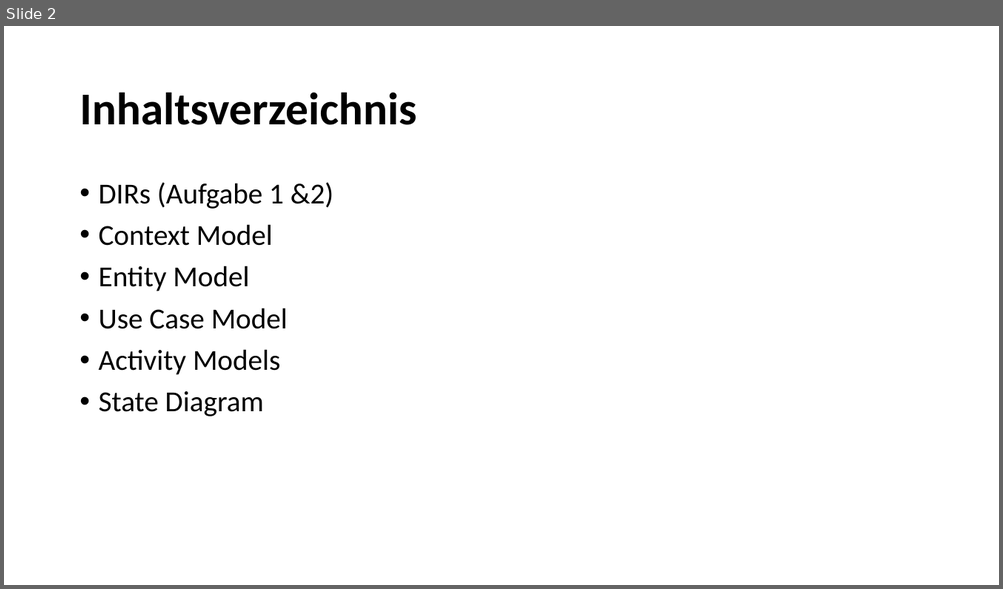
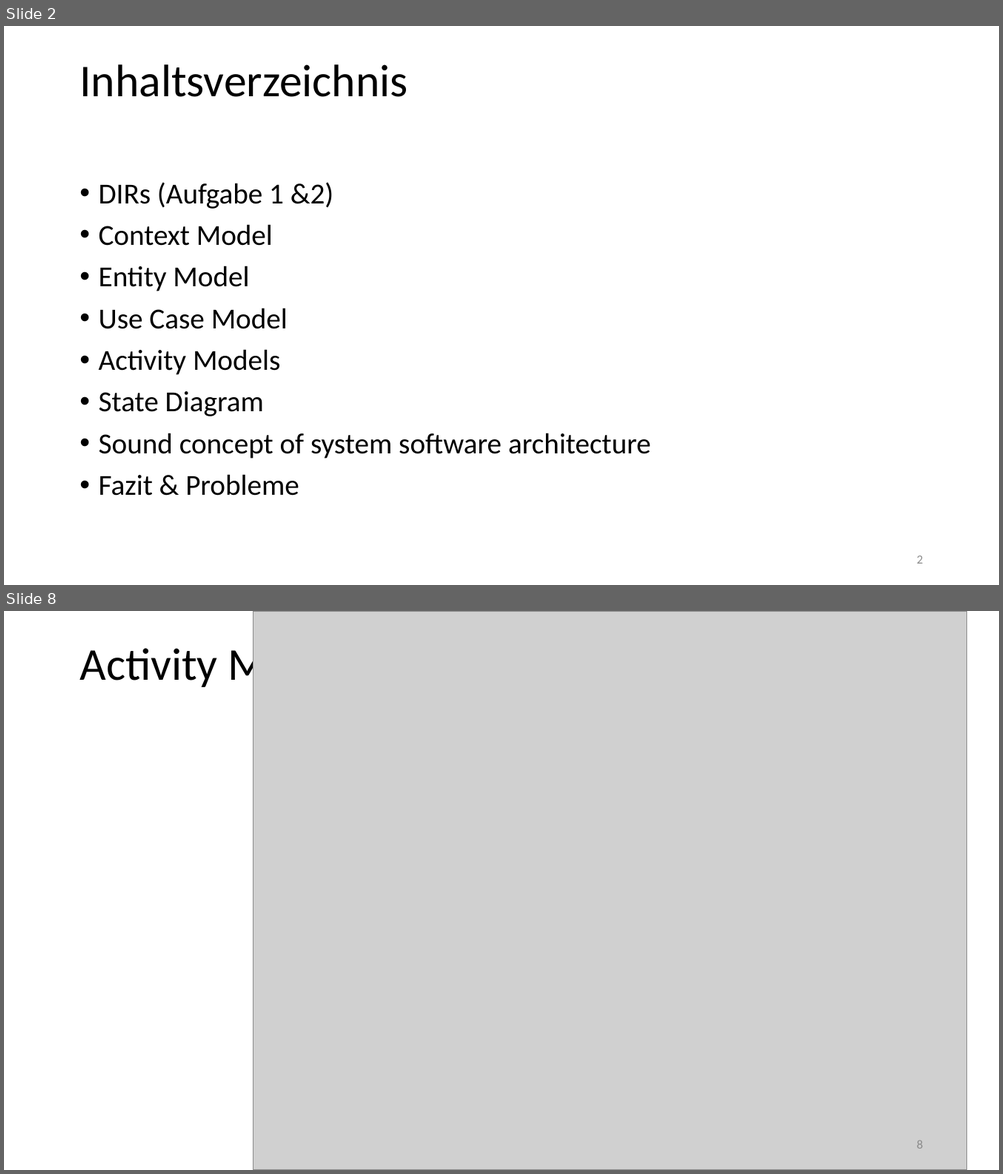
Before and after one commit to sid115/se-lab2, a slide deck: assets/presentation/presentation.pptx. Shown one above the other, each under a label of ours: slide 2 before the commit, slides 2 and 8 after it; the slides between them are not shown. The pictures are 1003x589 and 1003x1174 pixels, drawn with LibreOffice and Linux fonts; fonts in the diff are those of the drawing; grey boxes stand for pictures. Boxes give left, top, right and bottom in pixels: in the first picture for what was removed or moved away, otherwise in the second. Text is boxed around its words. In the diff, an @@ line names an element or a change of style, - is before the commit and + after.

```diff
--- a/assets/presentation/presentation.pptx
+++ b/assets/presentation/presentation.pptx
@@ slide 8 added at bbox=[4, 611, 999, 1170], background #FFFFFF @@
@@ picture added at bbox=[253, 611, 967, 1170] @@
@@ title added at bbox=[79, 641, 366, 690], 44 pt, text #000000 @@
+Activity Models
@@ page number added at bbox=[916, 1141, 922, 1149], 12 pt, text #8C8C8C @@
+8
@@ slide 2 changed as well @@
@@ title "Inhaltsverzeichnis": place and size @@
-title "Inhaltsverzeichnis" at bbox=[79, 92, 416, 125]
+title "Inhaltsverzeichnis" at bbox=[79, 64, 407, 97]
@@ title "Inhaltsverzeichnis" at bbox=[79, 64, 407, 97]: bold off @@
@@ text at bbox=[99, 433, 651, 496]: paragraphs added @@
+• Sound concept of system software architecture
+• Fazit & Probleme
@@ page number added at bbox=[916, 556, 922, 564], 12 pt, text #8C8C8C @@
+2
```
Also in this commit, not shown: 2 other slides changed, 8 other slides added, 5 slides removed, 8 other files.
